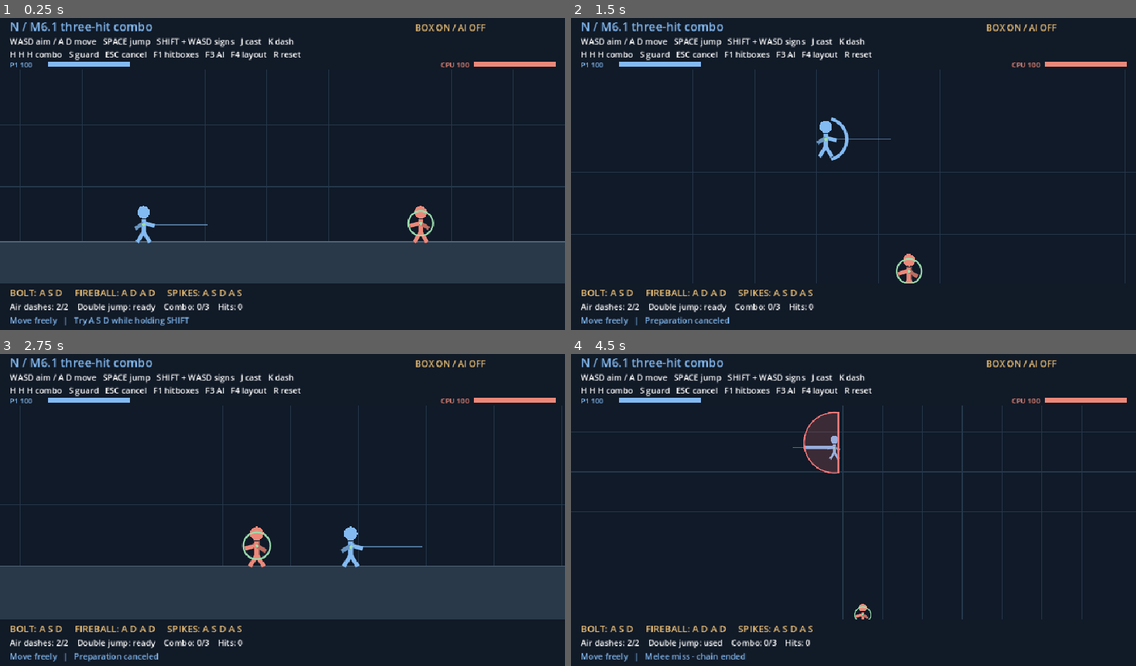
Above: before the commit, frames 1-4 (two rows, left to right).
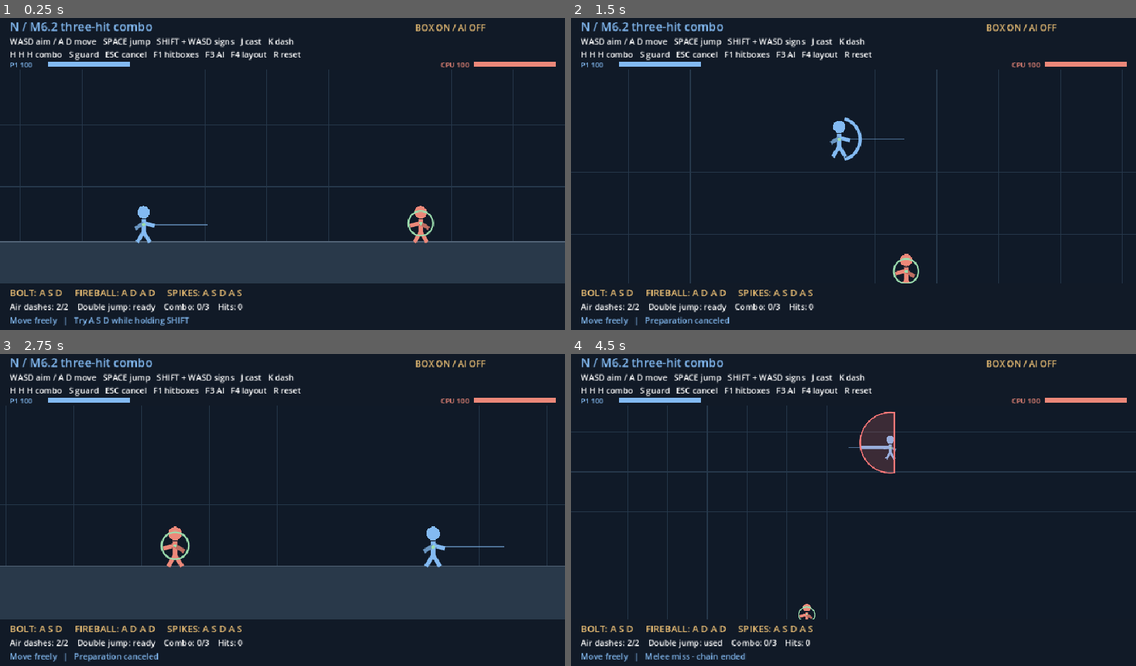
Above: after the commit, the same moments.

Repository: Mefits/Project-N
Game: Godot game, scene res://lab/mobility_signs/mobility_signs.tscn
Two runs of this game, one before a commit and one after it. Both use one fixed random seed, a clock stepped at 60 frames per second and the inputs below.
Inputs:
- Up to frame 1 (0.25 s): no input
- Up to frame 2 (1.5 s): tap Enter at 0.5 s; hold D 0.53-1.28 s; tap R at 0.6 s; tap Space at 0.77 s; hold S from 1.28 s (still down); tap T at 1.35 s
- Up to frame 3 (2.75 s): tap Space at 1.52 s; release S at 2.03 s; hold D from 2.03 s (still down); tap Y at 2.1 s
- Up to frame 4 (4.5 s): release D at 2.78 s; hold W 2.78-3.53 s; tap F at 2.85 s; tap Space at 3.02, 3.77 s; hold A from 3.53 s (still down); tap Shift at 3.6 s; tap H at 4.35 s

The runs differ from the first frame. In frame 1, less than 0.1% of the frame differs, in the area x 9-11%, y 1-5%; in frame 2, 2.1%; in frame 3, 2.1%; in frame 4, 3.5%, in the area x 9-91%, y 1-86%.

Commit message:
N M6.2: pin accepted M4 light inertia and isolate combat stops

Diff:
--- a/lab/mobility_signs/mobility_signs.gd
+++ b/lab/mobility_signs/mobility_signs.gd
@@ -9,6 +9,9 @@
 const DASH_SPEED := 850.0
 const MOTOR_GROUND := 2900.0
 const MOTOR_AIR := 1350.0
+# Accepted M4 light inertia, independent of Shift.
+const COAST_GROUND := 660.0
+const COAST_AIR := 120.0
 const READY_TIME := 8.0
 const RECIPES := {"ASD": "Bolt", "ADAD": "Orb", "ASDAS": "Spikes"}
 const MELEE_RANGE := 76.0
@@ -281,8 +284,9 @@
 		_step(STEP)
 
 func _move_horizontal(x: float, dt: float) -> void:
-	# Same ordinary M3 motor for acceleration and braking, with or without seals.
-	vel.x = move_toward(vel.x, x * RUN, (MOTOR_GROUND if grounded else MOTOR_AIR) * dt)
+	# One light inertia profile for all locomotion, with or without seals.
+	var rate := (COAST_GROUND if grounded else COAST_AIR) if is_zero_approx(x) else (MOTOR_GROUND if grounded else MOTOR_AIR)
+	vel.x = move_toward(vel.x, x * RUN, rate * dt)
 
 func _movement_locked() -> bool:
 	return melee_left > 0.00001 or hurt > 0.0
@@ -300,7 +304,13 @@
 			vel *= 0.42
 	else:
 		# Hitstun keeps only the reaction impulse, never the held movement command.
-		_move_horizontal(0.0 if _movement_locked() else move_x, dt)
+		if hurt > 0.0:
+			# Keep the M6.1 knockback reaction distinct from ordinary inertia.
+			vel.x = move_toward(vel.x, 0.0, (MOTOR_GROUND if grounded else MOTOR_AIR) * dt)
+		elif _movement_locked():
+			vel.x = 0.0
+		else:
+			_move_horizontal(move_x, dt)
 		if not grounded:
 			vel.y += GRAVITY * dt
 		elif vel.y > 0:
@@ -671,7 +681,7 @@
 		draw_rect(Rect2(bar, Vector2(84.0 * ready_left / READY_TIME, 5)), GOLD)
 	draw_set_transform(Vector2.ZERO)
 	draw_rect(Rect2(0, 0, dims.x, 90), Color("#111a27"))
-	_label(Vector2(16, 24), "N / M6.1 three-hit combo", 20, BLUE)
+	_label(Vector2(16, 24), "N / M6.2 three-hit combo", 20, BLUE)
 	_label(Vector2(16, 47), "WASD aim / A D move   SPACE jump   SHIFT + WASD signs   J cast   " + LAYOUTS[layout], 14)
 	_label(Vector2(16, 69), "H H H combo   S guard   ESC cancel   F1 hitboxes   F3 AI   F4 layout   R reset", 14)
 	_label(Vector2(dims.x - 255, 24), ("BOX ON" if show_hitboxes else "BOX OFF") + " / " + ("AI ON" if moving_target else "AI OFF"), 15, GOLD)
--- a/tests/mobility_signs.gd
+++ b/tests/mobility_signs.gd
@@ -96,16 +96,16 @@
 	lab.vel.x = 400
 	key(lab, KEY_SHIFT)
 	lab._step(1.0 / 60.0)
-	check(is_equal_approx(lab.vel.x, 400.0 - 2900.0 / 60.0) and lab.pos.x > 800, "ordinary ground braking during seals")
+	check(is_equal_approx(lab.vel.x, 389.0) and lab.pos.x > 800, "M4 light coast during seals")
 	key(lab, KEY_SHIFT, false)
 	lab.vel.x = 400.0
 	lab._step(1.0 / 60.0)
-	check(is_equal_approx(lab.vel.x, 400.0 - 2900.0 / 60.0), "same ordinary braking without seals")
+	check(is_equal_approx(lab.vel.x, 389.0), "identical M4 light coast without seals")
 	lab.grounded = false
 	lab.pos.y = 400.0
 	lab.vel.x = 400.0
 	lab._move_horizontal(0.0, 1.0 / 60.0)
-	check(is_equal_approx(lab.vel.x, 400.0 - 1350.0 / 60.0), "ordinary air braking")
+	check(is_equal_approx(lab.vel.x, 398.0), "M4 light air coast")
 	lab.vel = Vector2(850, 140)
 	lab.dash_left = 0.1
 	check(lab._try_jump(-1.0), "jump cancels ongoing dash")
@@ -312,5 +312,17 @@
 	check(lab.target == dummy_start and lab.hp == 100, "disabled AI stands still")
 	key(lab, KEY_F3)
 	check(lab.moving_target, "F3 enables AI")
+	lab._reset()
+	lab.vel.x = 420.0
+	for i in range(12):
+		lab._advance_player_motion(0.0, 1.0 / 60.0)
+	check(is_equal_approx(lab.vel.x, 288.0), "accepted M4 ground glide over twelve ticks")
+	lab._reset()
+	lab.grounded = false
+	lab.pos.y = 400.0
+	lab.vel.x = 420.0
+	for i in range(12):
+		lab._advance_player_motion(0.0, 1.0 / 60.0)
+	check(is_equal_approx(lab.vel.x, 396.0), "accepted M4 air glide over twelve ticks")
 	print("Mobility signs smoke: ", failures, " failures")
 	quit(0 if failures == 0 else 1)
Not shown, changed: docs/MOBILITY_SIGNS_EXPERIMENT.md
